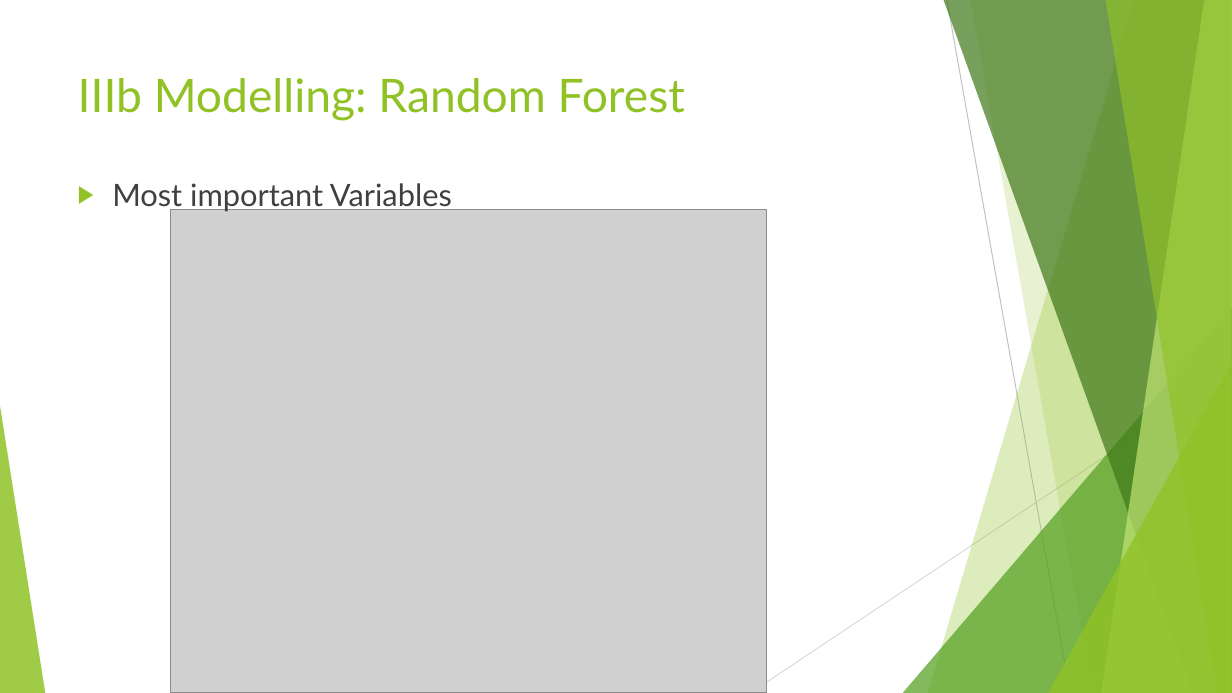
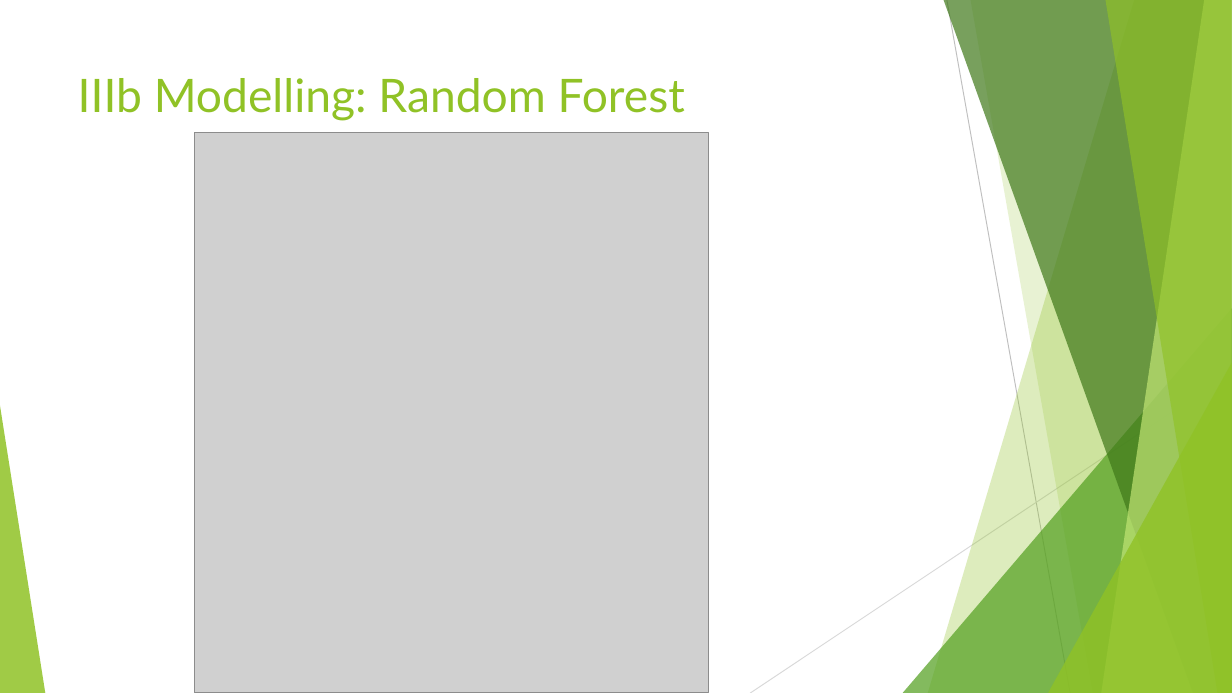
Before and after one commit to RafiKueng/Spoe_Kreditrisiko, a slide deck: slide 11 of Praesentation/Presentation.pptx (slide 13 before the commit). Drawn at 1232x693 pixels with LibreOffice and Linux fonts; fonts in the diff are those of the drawing; grey boxes stand for pictures. Boxes give left, top, right and bottom in pixels: in the first picture for what was removed or moved away, otherwise in the second. Text is boxed around its words. In the diff, an @@ line names an element or a change of style, - is before the commit and + after.

```diff
--- a/Praesentation/Presentation.pptx
+++ b/Praesentation/Presentation.pptx
@@ picture: place and size @@
-picture at [171,210,767,693]
+picture at [194,132,709,693]
@@ text removed at [112,183,452,212] @@
-▶ Most important Variables
```
Also in this commit, not shown: 1 other slide changed, 1 slide added, 4 slides removed.
